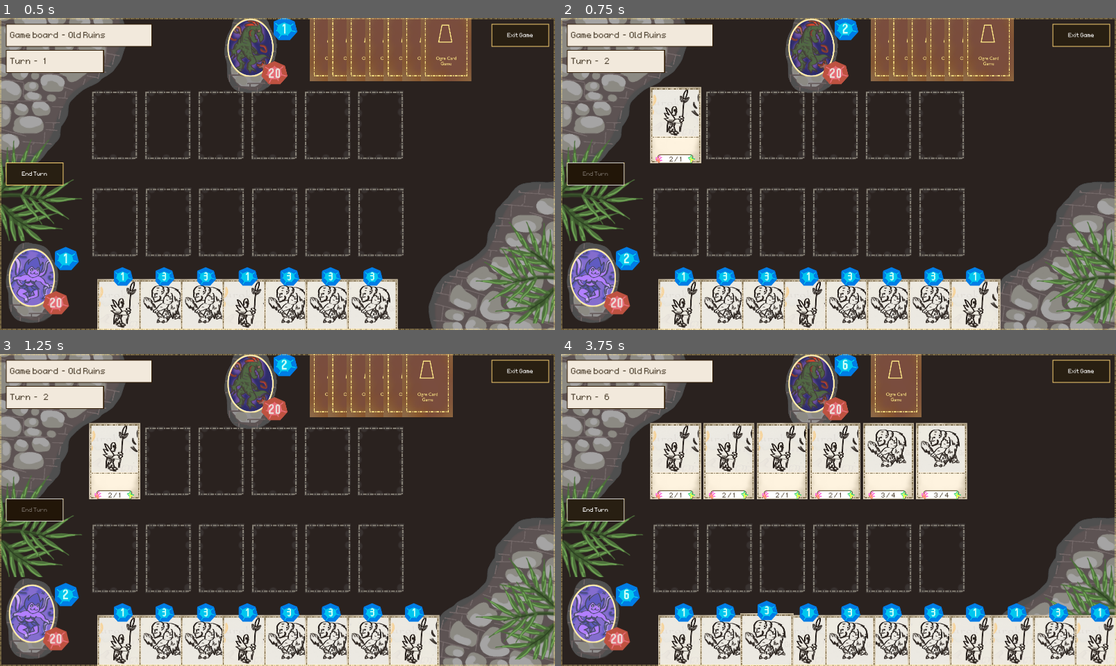
Above: before the commit, frames 1-4 (two rows, left to right).
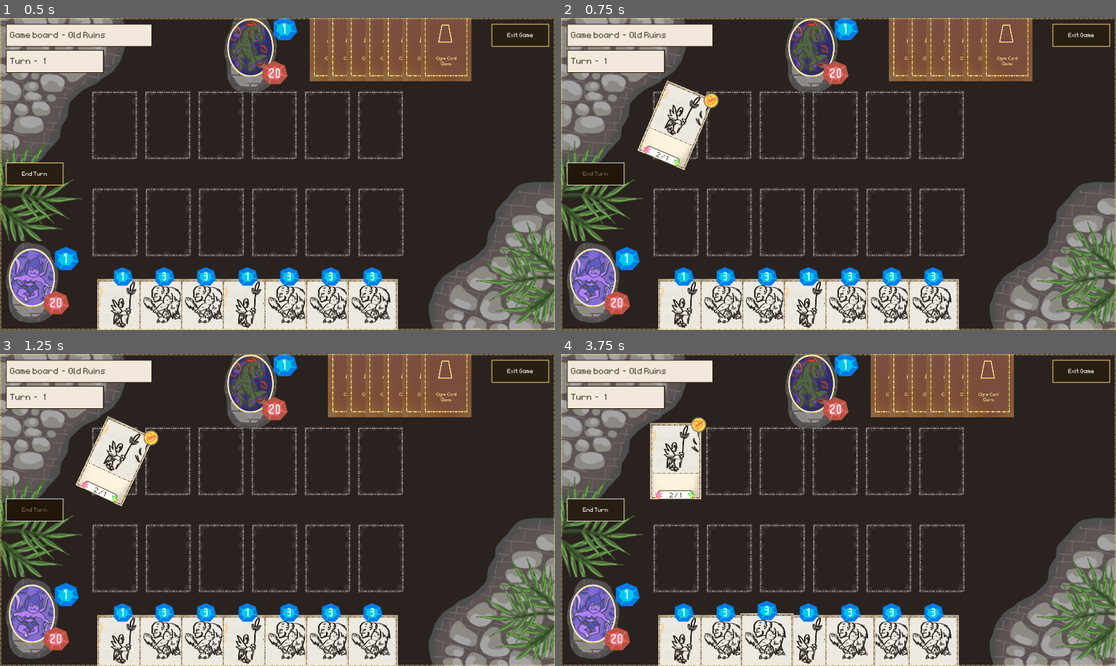
Above: after the commit, the same moments.

Repository: OttoElomaa/Godot-4-Ogre-Card-Game
Game: Godot game, scene res://GameScenes/main.tscn
Same seed, same stepped clock (60 frames per second), same inputs: the game is played once before the commit and once after it.
Inputs (mouse positions are in pixels of both pictures, inside the frame that each line leads up to):
- Up to frame 1 (0.5 s): no input
- Up to frame 2 (0.75 s): click (594, 174) at 0.5 s
- Up to frame 3 (1.25 s): no input
- Up to frame 4 (3.75 s): click (594, 510) at 1.25 s; click (594, 510) at 2 s; tap Enter at 2.75 s; drag from (683, 653) to (849, 653) at 2.77 s; tap Space at 3.5 s; drag from (727, 653) to (894, 653) at 3.52 s

Frame 1 is identical in both runs. In frame 2, 4.5% of the frame differs, in the area x 7-85%, y 0-100%; in frame 3, 4.5%; in frame 4, 19%, in the area x 7-100%, y 0-100%.

Commit message:
Added more animations. Added action state indicator (not do anything yet). Reorganized art files.

Diff:
--- a/Cards/Creatures/Cr-Ogre.tscn
+++ b/Cards/Creatures/Cr-Ogre.tscn
@@ -1,7 +1,7 @@
 [gd_scene load_steps=3 format=3 uid="uid://l3rpd1xyh67i"]
 
 [ext_resource type="PackedScene" uid="uid://mxfejwivkelm" path="res://Cards/card.tscn" id="1_1h6lf"]
-[ext_resource type="Texture2D" uid="uid://dcu6qrjgwyyf3" path="res://Art/card-art-ogre.png" id="2_jmfi3"]
+[ext_resource type="Texture2D" uid="uid://dcu6qrjgwyyf3" path="res://Art/CardArt/card-art-ogre.png" id="2_jmfi3"]
 
 [node name="Card-Cr-Ogre" instance=ExtResource("1_1h6lf")]
 manaCost = 3
--- a/Cards/Creatures/Cr-Pikeman.tscn
+++ b/Cards/Creatures/Cr-Pikeman.tscn
@@ -1,7 +1,7 @@
 [gd_scene load_steps=3 format=3 uid="uid://dk4etb0x0xce3"]
 
 [ext_resource type="PackedScene" uid="uid://mxfejwivkelm" path="res://Cards/card.tscn" id="1_hwuew"]
-[ext_resource type="Texture2D" uid="uid://ycjlvok6deon" path="res://Art/card-art-creature-pikeman.png" id="2_r2e3n"]
+[ext_resource type="Texture2D" uid="uid://ycjlvok6deon" path="res://Art/CardArt/card-art-creature-pikeman.png" id="2_r2e3n"]
 
 [node name="Card-Cr-Pikeman" instance=ExtResource("1_hwuew")]
 manaCost = 1
--- a/Cards/card.gd
+++ b/Cards/card.gd
@@ -83,14 +83,24 @@
 	actionState = CardActionStates.RESTING
 	#rotation_degrees = 25
 
+func restAndAnimate():
+	actionState = CardActionStates.RESTING
+	rotateRestingCard(true)
+
+
 func wake():
 	actionState = CardActionStates.ACTIVE
-	rotation_degrees = 0
+	rotateRestingCard(false)
 
 
 func checkHasLethalOn(card:Card):
 	return (damage > card.health)
 
+func toggleEnemyStatus(enabled:bool):
+	isEnemyCard = enabled
+
+
+###########################################################################
 
 func toggleManaCostIndicator(enable:bool):
 	if enable:
@@ -100,8 +110,12 @@
 		$Frontside/ManaCost.hide()
 
 
-func toggleEnemyStatus(enabled:bool):
-	isEnemyCard = enabled
+func toggleActionStateIndicator(enable:bool):
+	if enable:
+		$Frontside/ActionState.show()
+		#$Frontside/ManaCost/ManaCostLabel.text = "%d" % manaCost
+	else:
+		$Frontside/ActionState.hide()
 
 
 func playAttackAnimation():
@@ -114,6 +128,14 @@
 
 #### FOR RESTING
 func _on_animations_timer_timeout() -> void:
-	#rotation_degrees = 25
+	rotateRestingCard(true)
+
+
+
+
+func rotateRestingCard(willRest:bool):
+	var degreesGoal = 0
+	if willRest:
+		degreesGoal = 25
 	var tween = get_tree().create_tween()
-	tween.tween_property(self, "rotation_degrees", 25, 0.2)
+	tween.tween_property(self, "rotation_degrees", degreesGoal, 0.2)
--- a/Cards/card.tscn
+++ b/Cards/card.tscn
@@ -1,16 +1,45 @@
-[gd_scene load_steps=14 format=3 uid="uid://mxfejwivkelm"]
+[gd_scene load_steps=16 format=3 uid="uid://mxfejwivkelm"]
 
 [ext_resource type="Script" uid="uid://drheo1lr8gec8" path="res://Cards/card.gd" id="1_i5yq8"]
-[ext_resource type="Texture2D" uid="uid://dpqhi5cjnnq65" path="res://Art/card-background-texture-V2.png" id="2_7bc8n"]
-[ext_resource type="Texture2D" uid="uid://dlg7x4i3jv20p" path="res://Art/card-backside-texture.png" id="2_p0ugb"]
-[ext_resource type="Texture2D" uid="uid://b7g66n14xrpak" path="res://Art/card-art-base-card-idk.png" id="3_trd61"]
+[ext_resource type="Texture2D" uid="uid://dpqhi5cjnnq65" path="res://Art/CardComponents/card-background-texture-V2.png" id="2_7bc8n"]
+[ext_resource type="Texture2D" uid="uid://dlg7x4i3jv20p" path="res://Art/CardComponents/card-backside-texture.png" id="2_p0ugb"]
+[ext_resource type="Texture2D" uid="uid://b7g66n14xrpak" path="res://Art/CardArt/card-art-base-card-idk.png" id="3_trd61"]
 [ext_resource type="LabelSettings" uid="uid://bybi82ik7ric5" path="res://Fonts/LabelSettingSmallFontFaintGrey.tres" id="4_7bc8n"]
 [ext_resource type="StyleBox" path="res://PanelStyles/EmptyStyleBox.tres" id="4_w0fdq"]
-[ext_resource type="Texture2D" uid="uid://qngukrd0n58y" path="res://Art/card-mana-cost-indicator-texture.png" id="5_6ma8t"]
+[ext_resource type="Texture2D" uid="uid://qngukrd0n58y" path="res://Art/CardComponents/card-mana-cost-indicator-texture.png" id="5_6ma8t"]
 [ext_resource type="LabelSettings" uid="uid://bujre4bd418t" path="res://Fonts/LabelSetHeaderMana.tres" id="6_u70hd"]
+[ext_resource type="Texture2D" uid="uid://xlcm32jn5w27" path="res://Art/CardComponents/card-action-state-indicator-texture-active.png" id="7_cvyu6"]
+[ext_resource type="Texture2D" uid="uid://cq6ndvj18kyn0" path="res://Art/CardComponents/card-action-state-indicator-frame-texture-V2.png" id="8_cvyu6"]
 
 [sub_resource type="RectangleShape2D" id="RectangleShape2D_kd3xj"]
 size = Vector2(220, 330)
+
+[sub_resource type="Animation" id="Animation_cvyu6"]
+resource_name = "EnemyAttack"
+tracks/0/type = "value"
+tracks/0/imported = false
+tracks/0/enabled = true
+tracks/0/path = NodePath("Frontside:position")
+tracks/0/interp = 1
+tracks/0/loop_wrap = true
+tracks/0/keys = {
+"times": PackedFloat32Array(0, 0.1, 0.2, 1),
+"transitions": PackedFloat32Array(1, 1, 1, 1),
+"update": 0,
+"values": [Vector2(0, 0), Vector2(0, 80), Vector2(0, 100), Vector2(0, 0)]
+}
+tracks/1/type = "value"
+tracks/1/imported = false
+tracks/1/enabled = true
+tracks/1/path = NodePath("Backside:visible")
+tracks/1/interp = 1
+tracks/1/loop_wrap = true
+tracks/1/keys = {
+"times": PackedFloat32Array(0, 1),
+"transitions": PackedFloat32Array(1, 1),
+"update": 1,
+"values": [false, true]
+}
 
 [sub_resource type="Animation" id="Animation_6ma8t"]
 resource_name = "PlayerAttack"
@@ -64,33 +93,6 @@
 "transitions": PackedFloat32Array(1),
 "update": 1,
 "values": [true]
-}
-
-[sub_resource type="Animation" id="Animation_cvyu6"]
-resource_name = "EnemyAttack"
-tracks/0/type = "value"
-tracks/0/imported = false
-tracks/0/enabled = true
-tracks/0/path = NodePath("Frontside:position")
-tracks/0/interp = 1
-tracks/0/loop_wrap = true
-tracks/0/keys = {
-"times": PackedFloat32Array(0, 0.1, 0.2, 1),
-"transitions": PackedFloat32Array(1, 1, 1, 1),
-"update": 0,
-"values": [Vector2(0, 0), Vector2(0, 80), Vector2(0, 100), Vector2(0, 0)]
-}
-tracks/1/type = "value"
-tracks/1/imported = false
-tracks/1/enabled = true
-tracks/1/path = NodePath("Backside:visible")
-tracks/1/interp = 1
-tracks/1/loop_wrap = true
-tracks/1/keys = {
-"times": PackedFloat32Array(0, 1),
-"transitions": PackedFloat32Array(1, 1),
-"update": 1,
-"values": [false, true]
 }
 
 [sub_resource type="AnimationLibrary" id="AnimationLibrary_wrqsm"]
@@ -140,6 +142,16 @@
 label_settings = ExtResource("6_u70hd")
 horizontal_alignment = 1
 
+[node name="ActionState" type="Node2D" parent="Frontside"]
+position = Vector2(100, -164)
+scale = Vector2(0.6, 0.6)
+
+[node name="ActiveIcon" type="Sprite2D" parent="Frontside/ActionState"]
+texture = ExtResource("7_cvyu6")
+
+[node name="ActionStateFrame" type="Sprite2D" parent="Frontside/ActionState"]
+texture = ExtResource("8_cvyu6")
+
 [node name="StatsPanel" type="PanelContainer" parent="Frontside"]
 anchors_preset = 8
 anchor_left = 0.5
--- a/GameScenes/battle_system.gd
+++ b/GameScenes/battle_system.gd
@@ -61,18 +61,11 @@
 	passTurn()
 
 
+#### PLAY ENEMY TURN, THEN AFTER TIMER WAIT, START PLAYER TURN
 func passTurn():
 	cardsManager.wakeEnemyCards()
+	$EnemyTurnTimer.start()
 	enemyPlayTurn()
-
-	turnCount += 1
-	playerMana = turnCount
-	enemyMana = turnCount
-	updateResourceLabels()
-
-	cardsManager.wakePlayerCards()
-	main.updateUi(turnCount)
-	cardsManager.startPlayerTurn()
 
 
 
@@ -93,6 +86,18 @@
 			card.reparent(cardsManager.get_node("EnemyBoard"))
 			return true
 	return false
+
+
+#### START PLAYER'S TURN AFTER ENEMY ACTION
+func _on_enemy_turn_timer_timeout() -> void:
+	turnCount += 1
+	playerMana = turnCount
+	enemyMana = turnCount
+	updateResourceLabels()
+
+	cardsManager.wakePlayerCards()
+	main.updateUi(turnCount)
+	cardsManager.startPlayerTurn()
 
 
 #############################################################################
@@ -117,6 +122,7 @@
 	enemyHealth -= c.damage
 	c.playAttackAnimation()
 	c.rest()
+	endAttackState()
 
 
 func handlePlayerAttackCreature(results:Array):
--- a/GameScenes/cards_manager.gd
+++ b/GameScenes/cards_manager.gd
@@ -68,6 +68,7 @@
 		c.position = $PlayerHandPosition.position + Vector2(x_offset, 0)
 		x_offset += 180
 		c.toggleManaCostIndicator(true)
+		c.toggleActionStateIndicator(false)
 
 	x_offset = 0
 	for c in $EnemyHand.get_children():
@@ -167,13 +168,17 @@
 
 
 func placeCardInSlot(card:Card, slot:CardSlot):
+	#### CARD VISUAL STUFF
 	card.position = slot.position
 	card.scale = Vector2.ONE
 	card.toggleFrontSide(true)
 	card.toggleManaCostIndicator(false)
-
+	card.toggleActionStateIndicator(true)
+
+	#### SLOT STUFF, AND TAP CARD
 	card.mySlot = slot
 	slot.toggleAvailable(false)
+	card.restAndAnimate()
 
 
 
--- a/GameScenes/main.tscn
+++ b/GameScenes/main.tscn
@@ -3,19 +3,19 @@
 [ext_resource type="Script" uid="uid://b3w556kkvbcar" path="res://GameScenes/main.gd" id="1_8jxey"]
 [ext_resource type="Script" uid="uid://d0w7g3qrh1m43" path="res://GameScenes/cards_manager.gd" id="1_n4faa"]
 [ext_resource type="Script" uid="uid://doyn8i1dunq2s" path="res://GameScenes/battle_system.gd" id="2_8jxey"]
-[ext_resource type="Texture2D" uid="uid://bxb5pb37cma0m" path="res://Art/portrait-hero-01.png" id="3_8s1e5"]
-[ext_resource type="Texture2D" uid="uid://6b1b3mtorr35" path="res://Art/UI-border-ninepatchrect-texture.png" id="3_015nr"]
-[ext_resource type="Texture2D" uid="uid://m57jecwha7ix" path="res://Art/portrait-adversary-01.png" id="4_bw8dm"]
+[ext_resource type="Texture2D" uid="uid://bxb5pb37cma0m" path="res://Art/Portraits/portrait-hero-01.png" id="3_8s1e5"]
+[ext_resource type="Texture2D" uid="uid://6b1b3mtorr35" path="res://Art/BoardComponents/UI-border-ninepatchrect-texture.png" id="3_015nr"]
+[ext_resource type="Texture2D" uid="uid://m57jecwha7ix" path="res://Art/Portraits/portrait-adversary-01.png" id="4_bw8dm"]
 [ext_resource type="PackedScene" uid="uid://b7sjbfq7abkga" path="res://GameScenes/tableCardSlot.tscn" id="4_c6j12"]
-[ext_resource type="Texture2D" uid="uid://sge30r6aur2x" path="res://Art/board-backdrop-texture-jungle-leaves-01.png" id="4_ehjh8"]
-[ext_resource type="Texture2D" uid="uid://yy4b6om5as5s" path="res://Art/board-backdrop-texture-jungle-leaves-02.png" id="5_47kpv"]
-[ext_resource type="Texture2D" uid="uid://iro7vjuquihg" path="res://Art/board-backdrop-texture-ruins-corner-01.png" id="5_dj0be"]
+[ext_resource type="Texture2D" uid="uid://sge30r6aur2x" path="res://Art/BoardScenery/board-backdrop-texture-jungle-leaves-01.png" id="4_ehjh8"]
+[ext_resource type="Texture2D" uid="uid://yy4b6om5as5s" path="res://Art/BoardScenery/board-backdrop-texture-jungle-leaves-02.png" id="5_47kpv"]
+[ext_resource type="Texture2D" uid="uid://iro7vjuquihg" path="res://Art/BoardScenery/board-backdrop-texture-ruins-corner-01.png" id="5_dj0be"]
 [ext_resource type="StyleBox" uid="uid://jqa8dgagawo1" path="res://PanelStyles/SkillBarBoxStyle.tres" id="5_hys5q"]
-[ext_resource type="Texture2D" uid="uid://dn8jedugya4ww" path="res://Art/board-backdrop-texture-ruins-corner-02.png" id="6_j87nl"]
+[ext_resource type="Texture2D" uid="uid://dn8jedugya4ww" path="res://Art/BoardScenery/board-backdrop-texture-ruins-corner-02.png" id="6_j87nl"]
 [ext_resource type="LabelSettings" uid="uid://4clxhxygbncp" path="res://Fonts/LabelSettingSmallFontWhite.tres" id="6_m0cpn"]
 [ext_resource type="StyleBox" path="res://PanelStyles/LabelTransparentBasicDark.tres" id="8_2brjh"]
 [ext_resource type="StyleBox" path="res://PanelStyles/EmptyStyleBox.tres" id="9_7ijru"]
-[ext_resource type="Texture2D" uid="uid://d0a382rqeqt5t" path="res://Art/game-mana-health-holder-texture-v2.png" id="10_2brjh"]
+[ext_resource type="Texture2D" uid="uid://d0a382rqeqt5t" path="res://Art/BoardComponents/game-mana-health-holder-texture-v2.png" id="10_2brjh"]
 [ext_resource type="LabelSettings" uid="uid://ejet2eg4in1i" path="res://Fonts/LabelSetHeaderHealth.tres" id="11_jh5rg"]
 [ext_resource type="LabelSettings" uid="uid://bujre4bd418t" path="res://Fonts/LabelSetHeaderMana.tres" id="12_hffy6"]
 [ext_resource type="LabelSettings" uid="uid://bybi82ik7ric5" path="res://Fonts/LabelSettingSmallFontFaintGrey.tres" id="19_47kpv"]
@@ -131,6 +131,10 @@
 [node name="CollisionShape2D" type="CollisionShape2D" parent="BattleSystem/EnemyPortraitArea"]
 position = Vector2(1097, 141.5)
 shape = SubResource("RectangleShape2D_dj0be")
+
+[node name="EnemyTurnTimer" type="Timer" parent="BattleSystem"]
+wait_time = 1.5
+one_shot = true
 
 [node name="CardsManager" type="Node2D" parent="."]
 script = ExtResource("1_n4faa")
@@ -329,5 +333,6 @@
 anchor_mode = 0
 zoom = Vector2(0.8, 0.8)
 
+[connection signal="timeout" from="BattleSystem/EnemyTurnTimer" to="BattleSystem" method="_on_enemy_turn_timer_timeout"]
 [connection signal="pressed" from="CanvasLayer/ExitPane/Panel/ExitButton" to="." method="_on_exit_button_pressed"]
 [connection signal="pressed" from="CanvasLayer/EndTurnPane/Panel/EndTurnButton" to="BattleSystem" method="_on_end_turn_button_pressed"]
--- a/GameScenes/tableCardSlot.tscn
+++ b/GameScenes/tableCardSlot.tscn
@@ -1,7 +1,7 @@
 [gd_scene load_steps=4 format=3 uid="uid://b7sjbfq7abkga"]
 
 [ext_resource type="Script" uid="uid://cq33h3kryyrto" path="res://GameScenes/table_card_slot.gd" id="1_di4s5"]
-[ext_resource type="Texture2D" uid="uid://bv6t2gvsftvsp" path="res://Art/card-slot-empty-texture.png" id="1_qg4l8"]
+[ext_resource type="Texture2D" uid="uid://bv6t2gvsftvsp" path="res://Art/BoardComponents/card-slot-empty-texture.png" id="1_qg4l8"]
 
 [sub_resource type="RectangleShape2D" id="RectangleShape2D_qg4l8"]
 size = Vector2(204, 303)
Renamed: Art/UI-border-ninepatchrect-texture.png -> Art/BoardComponents/UI-border-ninepatchrect-texture.png
Not shown, changed: Art/BoardComponents/UI-border-ninepatchrect-texture.png.import
Renamed: Art/card-slot-empty-texture.png -> Art/BoardComponents/card-slot-empty-texture.png
Not shown, changed: Art/BoardComponents/card-slot-empty-texture.png.import
Renamed: Art/game-mana-health-holder-texture-v2.png -> Art/BoardComponents/game-mana-health-holder-texture-v2.png
Not shown, added: Art/BoardComponents/game-mana-health-holder-texture-v2.png.import
Renamed: Art/game-mana-health-holder-texture.png -> Art/BoardComponents/game-mana-health-holder-texture.png
Not shown, changed: Art/BoardComponents/game-mana-health-holder-texture.png.import
Renamed: Art/board-backdrop-texture-jungle-leaves-01.png -> Art/BoardScenery/board-backdrop-texture-jungle-leaves-01.png
Not shown, changed: Art/BoardScenery/board-backdrop-texture-jungle-leaves-01.png.import
Renamed: Art/board-backdrop-texture-jungle-leaves-02.png -> Art/BoardScenery/board-backdrop-texture-jungle-leaves-02.png
Not shown, changed: Art/BoardScenery/board-backdrop-texture-jungle-leaves-02.png.import
(and 36 more such lines)
